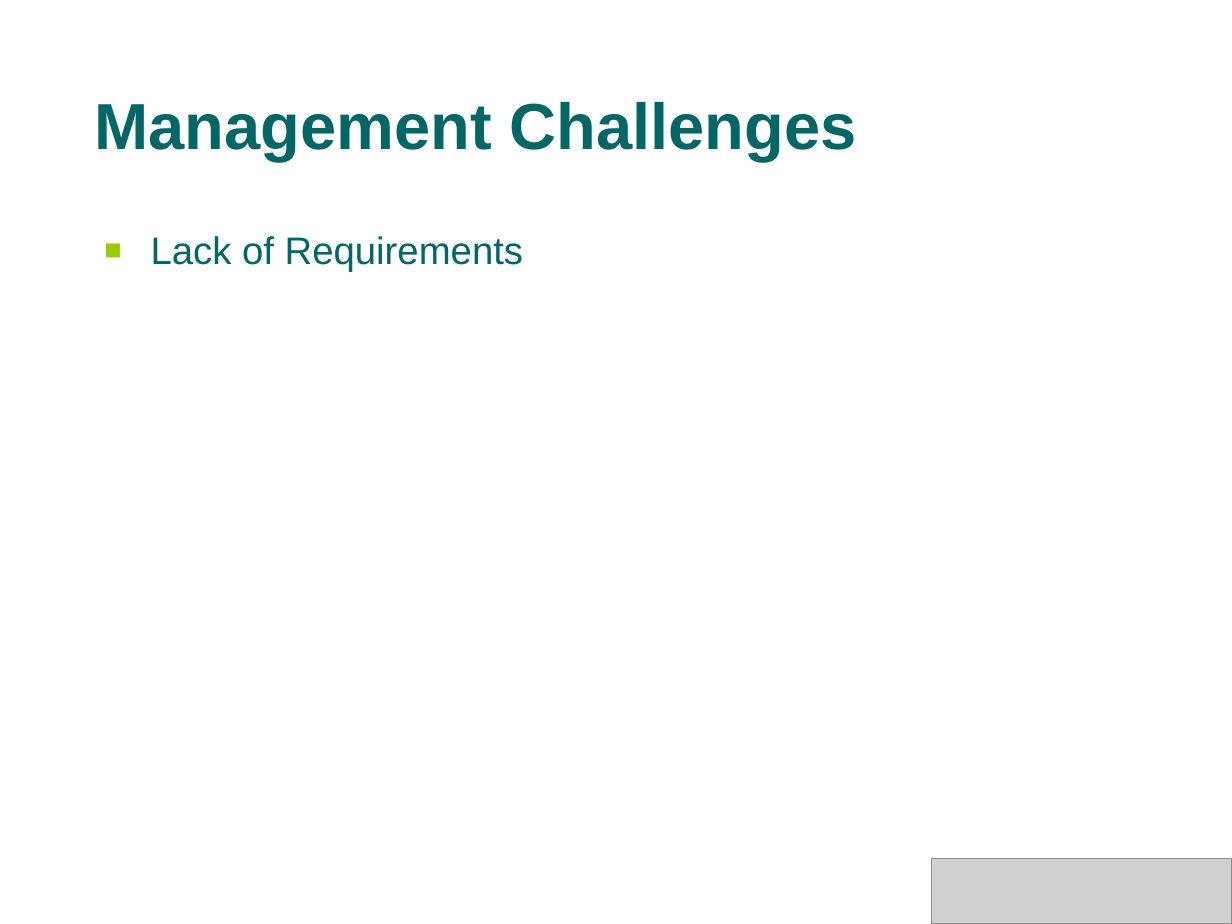
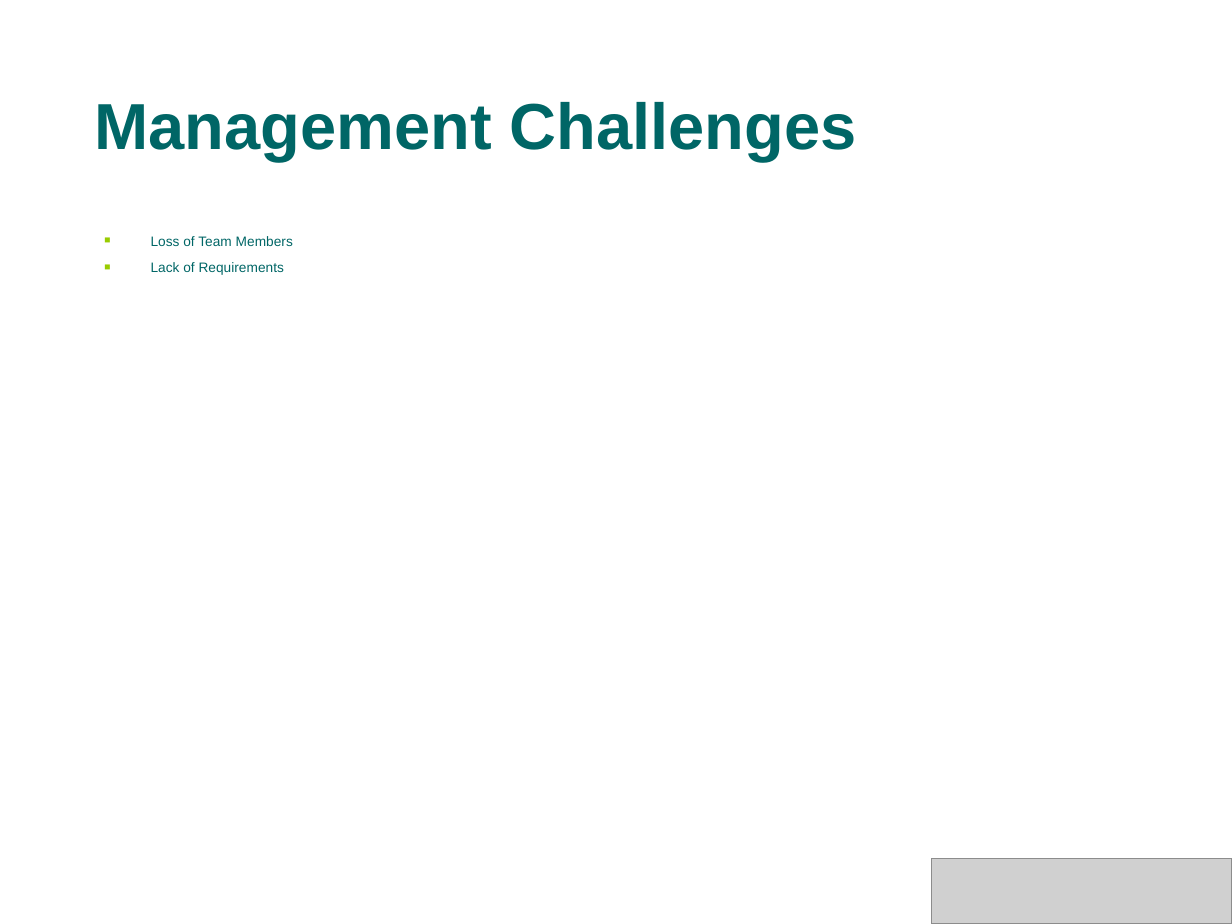
Before and after one commit to s4kshya/leezdr-repository, a slide deck: slide 20 of Exam Paper/MTECH_PROJ/Presentation/phase1.ppt (slide 19 before the commit). Drawn at 1232x924 pixels with LibreOffice and Linux fonts; fonts in the diff are those of the drawing; grey boxes stand for pictures; background and template pictures are left out. Boxes give left, top, right and bottom in pixels: in the first picture for what was removed or moved away, otherwise in the second. Text is boxed around its words. In the diff, an @@ line names an element or a change of style, - is before the commit and + after.

```diff
--- a/Exam Paper/MTECH_PROJ/Presentation/phase1.ppt
+++ b/Exam Paper/MTECH_PROJ/Presentation/phase1.ppt
@@ text at (151,236,293,246): paragraph added @@
+■ Loss of Team Members
@@ text at (151,262,284,275): size 22.4 to 8 pt in "Lack of Requirements" @@
```
Also in this commit, not shown: 7 other slides changed, 1 slide added, 1 other file.
